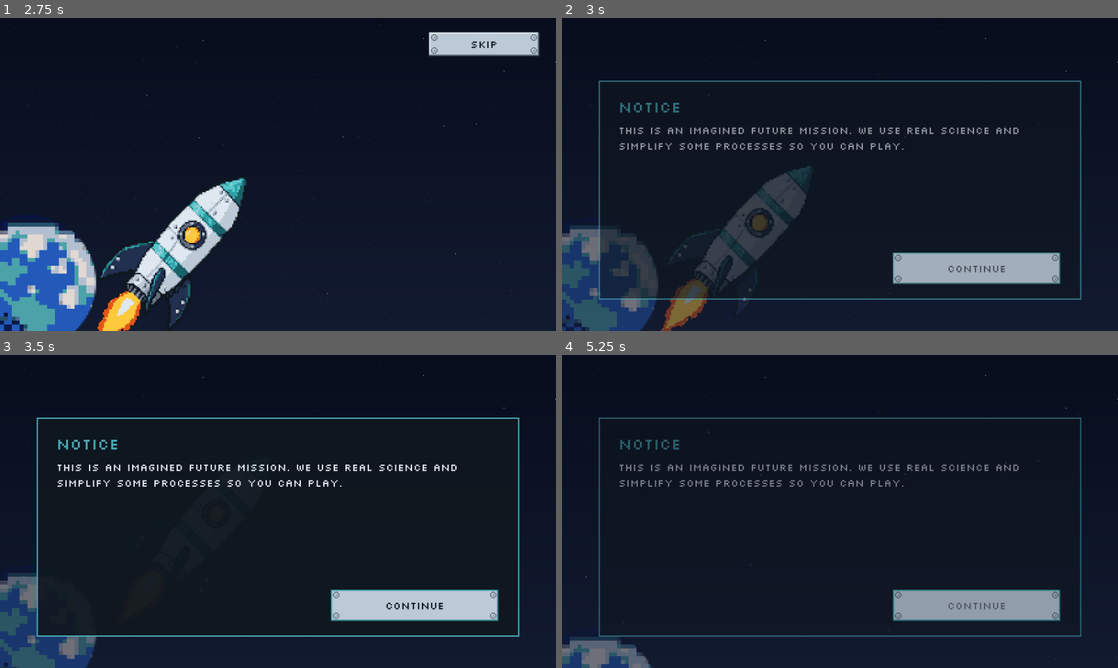
Above: before the commit, frames 1-4 (two rows, left to right).
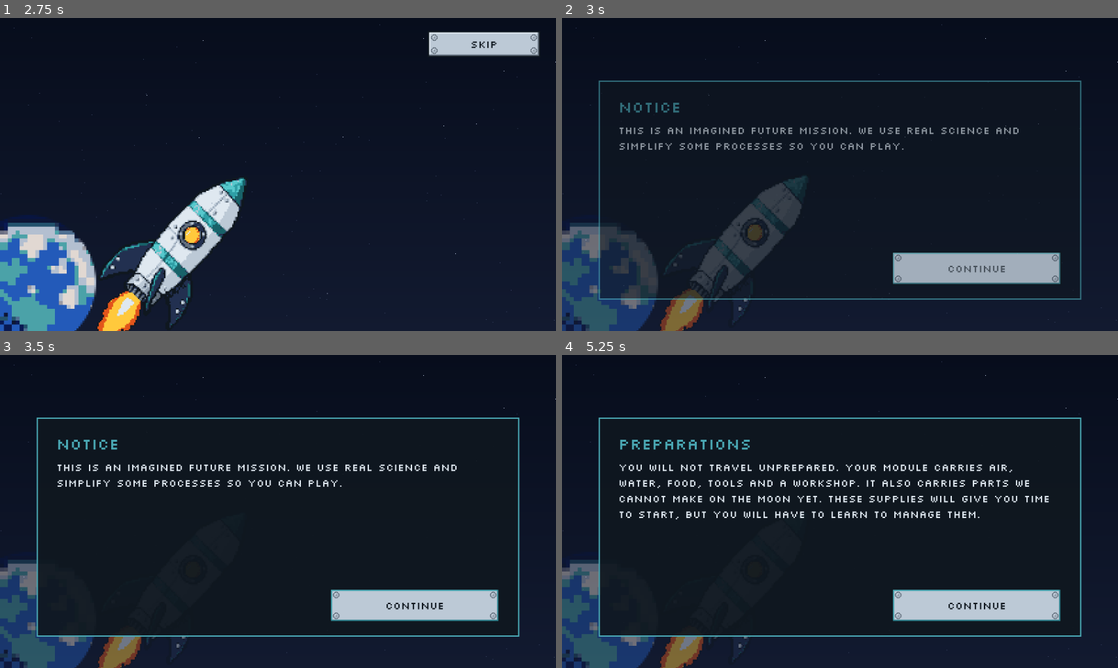
Above: after the commit, the same moments.

Repository: Aurora-Moorealis/MindSpace
Game: Godot game, scene res://scenes/welcome/welcome.tscn
Same seed, same stepped clock (60 frames per second), same inputs: the game is played once before the commit and once after it.
Inputs (mouse positions are in pixels of both pictures, inside the frame that each line leads up to):
- Up to frame 1 (2.75 s): click "Start game" at 0.5 s; click (133, 130) at 1.27 s; type "Alex" at 1.35 s; click "Create world" at 2 s
- Up to frame 2 (3 s): click "Skip" at 2.75 s
- Up to frame 3 (3.5 s): no input
- Up to frame 4 (5.25 s): click "Continue" at 3.5 s; click "Continue" at 4.25 s; click "Continue" at 5 s

Frame 1 is identical in both runs. In frame 2, 3.0% of the frame differs, in the area x 0-45%, y 47-100%; in frame 3, 2.5%; in frame 4, 11%, in the area x 0-94%, y 19-100%.

Commit message:
fix: Kept the intro story on skip and saved worlds atomically
Skipping the intro left the story sequence suspended: when the pending tween finished, it called _show_story() again and reset the part the player was reading. The active tween is now tracked and killed on skip, and the sequence returns without re-showing the story.

WorldStore wrote user://worlds.json in place, so an interrupted write left a truncated file that the screen treated as an empty list. Saves now go to a temporary file and replace the save file in one rename. An unreadable file is moved to worlds.json.bak and reported through last_load_error, which the worlds screen shows as a toast.

Diff:
--- a/game/scenes/intro/intro.gd
+++ b/game/scenes/intro/intro.gd
@@ -47,6 +47,7 @@
 var _world_name: String = "astronauta"
 var _index: int = 0
 var _skipped: bool = false
+var _animation_tween: Tween = null
 
 
 func _ready() -> void:
@@ -78,26 +79,24 @@
 	_fade.color.a = 1.0
 	await _fade_to(0.0, 0.4)
 	if _skipped:
-		_show_story()
 		return
 
 	await _play_launch()
 	if _skipped:
-		_show_story()
 		return
 
 	await _fade_to(1.0, 0.35)
 	if _skipped:
-		_show_story()
 		return
 
 	_prepare_travel()
 	await _fade_to(0.0, 0.35)
 	if _skipped:
-		_show_story()
 		return
 
 	await _play_travel()
+	if _skipped:
+		return
 	_show_story()
 
 
@@ -107,6 +106,7 @@
 	_ship_big.position = Vector2(140.0, 250.0)
 
 	var tween: Tween = create_tween()
+	_animation_tween = tween
 	tween.set_parallel(true)
 	tween.tween_property(_ship_big, "position", Vector2(360.0, -280.0), 2.6) \
 		.set_trans(Tween.TRANS_SINE).set_ease(Tween.EASE_IN)
@@ -125,6 +125,7 @@
 
 func _play_travel() -> void:
 	var tween: Tween = create_tween()
+	_animation_tween = tween
 	tween.tween_property(_ship_small, "position", Vector2(520.0, 150.0), 3.0) \
 		.set_trans(Tween.TRANS_SINE).set_ease(Tween.EASE_IN_OUT)
 	await tween.finished
@@ -132,6 +133,7 @@
 
 func _fade_to(alpha: float, seconds: float) -> void:
 	var tween: Tween = create_tween()
+	_animation_tween = tween
 	tween.tween_property(_fade, "color:a", alpha, seconds)
 	await tween.finished
 
@@ -163,7 +165,12 @@
 
 
 func _on_skip_pressed() -> void:
+	if _skipped:
+		return
 	_skipped = true
+	if _animation_tween != null and _animation_tween.is_valid():
+		_animation_tween.kill()
+	_animation_tween = null
 	_show_story()
 
 
--- a/game/scenes/worlds/world_store.gd
+++ b/game/scenes/worlds/world_store.gd
@@ -7,21 +7,35 @@
 
 const SAVE_PATH: String = "user://worlds.json"
 
+## Suffix of the temporary file used to replace the save file atomically.
+const TEMP_SUFFIX: String = ".tmp"
+
+## Suffix of the backup kept when the save file cannot be parsed.
+const BACKUP_SUFFIX: String = ".bak"
+
 ## Maximum length of the visible name.
 const MAX_NAME_LENGTH: int = 24
+
+## Human-readable message from the last [method list_worlds] call, or "" when
+## the read succeeded. The worlds screen shows it as a toast.
+static var last_load_error: String = ""
 
 ## World chosen in the last selection. The next scene reads it.
 static var selected: World = null
 
 
 ## Reads the saved worlds. Returns an empty list when there is no file.
+## A file that cannot be parsed is moved to the backup path and reported
+## through [member last_load_error]; it is never treated as an empty list.
 static func list_worlds() -> Array[World]:
 	var result: Array[World] = []
+	last_load_error = ""
 	if not FileAccess.file_exists(SAVE_PATH):
 		return result
 
 	var file: FileAccess = FileAccess.open(SAVE_PATH, FileAccess.READ)
 	if file == null:
+		last_load_error = "The saved worlds could not be opened (error %d)." % FileAccess.get_open_error()
 		push_warning("WorldStore: could not open %s" % SAVE_PATH)
 		return result
 	var raw: String = file.get_as_text()
@@ -29,7 +43,9 @@
 
 	var parsed: Variant = JSON.parse_string(raw)
 	if typeof(parsed) != TYPE_DICTIONARY:
+		last_load_error = "The saved worlds file was unreadable and was kept as a backup."
 		push_warning("WorldStore: %s is not a valid JSON object" % SAVE_PATH)
+		_quarantine_corrupt_file()
 		return result
 
 	var entries: Variant = (parsed as Dictionary).get("worlds", [])
@@ -103,14 +119,41 @@
 	return out
 
 
+## Writes the worlds atomically: a complete temporary file replaces the save
+## file in one rename, so an interrupted write cannot truncate the previous one.
 static func _write(worlds: Array[World]) -> bool:
-	var file: FileAccess = FileAccess.open(SAVE_PATH, FileAccess.WRITE)
+	var temp_path: String = SAVE_PATH + TEMP_SUFFIX
+	var file: FileAccess = FileAccess.open(temp_path, FileAccess.WRITE)
 	if file == null:
-		push_warning("WorldStore: could not write %s" % SAVE_PATH)
+		push_warning("WorldStore: could not write %s" % temp_path)
 		return false
 	var serialized: Array[Variant] = []
 	for world: World in worlds:
 		serialized.append(world.to_dictionary())
 	file.store_string(JSON.stringify({"worlds": serialized}, "\t"))
+	var write_error: Error = file.get_error()
 	file.close()
+	if write_error != OK:
+		DirAccess.remove_absolute(temp_path)
+		push_warning("WorldStore: could not write %s (error %d)" % [temp_path, write_error])
+		return false
+
+	var rename_error: Error = DirAccess.rename_absolute(temp_path, SAVE_PATH)
+	if rename_error != OK:
+		DirAccess.remove_absolute(temp_path)
+		push_warning(
+			"WorldStore: could not replace %s (error %d)" % [SAVE_PATH, rename_error]
+		)
+		return false
 	return true
+
+
+## Moves an unreadable save file to the backup path so it is never overwritten
+## by the next save.
+static func _quarantine_corrupt_file() -> void:
+	var backup_path: String = SAVE_PATH + BACKUP_SUFFIX
+	if FileAccess.file_exists(backup_path):
+		DirAccess.remove_absolute(backup_path)
+	var error: Error = DirAccess.rename_absolute(SAVE_PATH, backup_path)
+	if error != OK:
+		push_warning("WorldStore: could not keep a backup of %s (error %d)" % [SAVE_PATH, error])
--- a/game/scenes/worlds/worlds.gd
+++ b/game/scenes/worlds/worlds.gd
@@ -33,6 +33,8 @@
 	_worlds = WorldStore.list_worlds()
 	_toast.modulate.a = 0.0
 	_refresh()
+	if not WorldStore.last_load_error.is_empty():
+		_show_toast(WorldStore.last_load_error)
 
 
 func _unhandled_input(event: InputEvent) -> void:
Not shown, added: openspec/changes/archive/2026-11-14-fix-intro-skip-and-worlds-save/design.md
Not shown, added: openspec/changes/archive/2026-11-14-fix-intro-skip-and-worlds-save/proposal.md
Not shown, added: openspec/changes/archive/2026-11-14-fix-intro-skip-and-worlds-save/specs/intro/spec.md
Not shown, added: openspec/changes/archive/2026-11-14-fix-intro-skip-and-worlds-save/specs/worlds/spec.md
Not shown, added: openspec/changes/archive/2026-11-14-fix-intro-skip-and-worlds-save/tasks.md
Not shown, changed: openspec/specs/intro/spec.md
Not shown, changed: openspec/specs/worlds/spec.md
